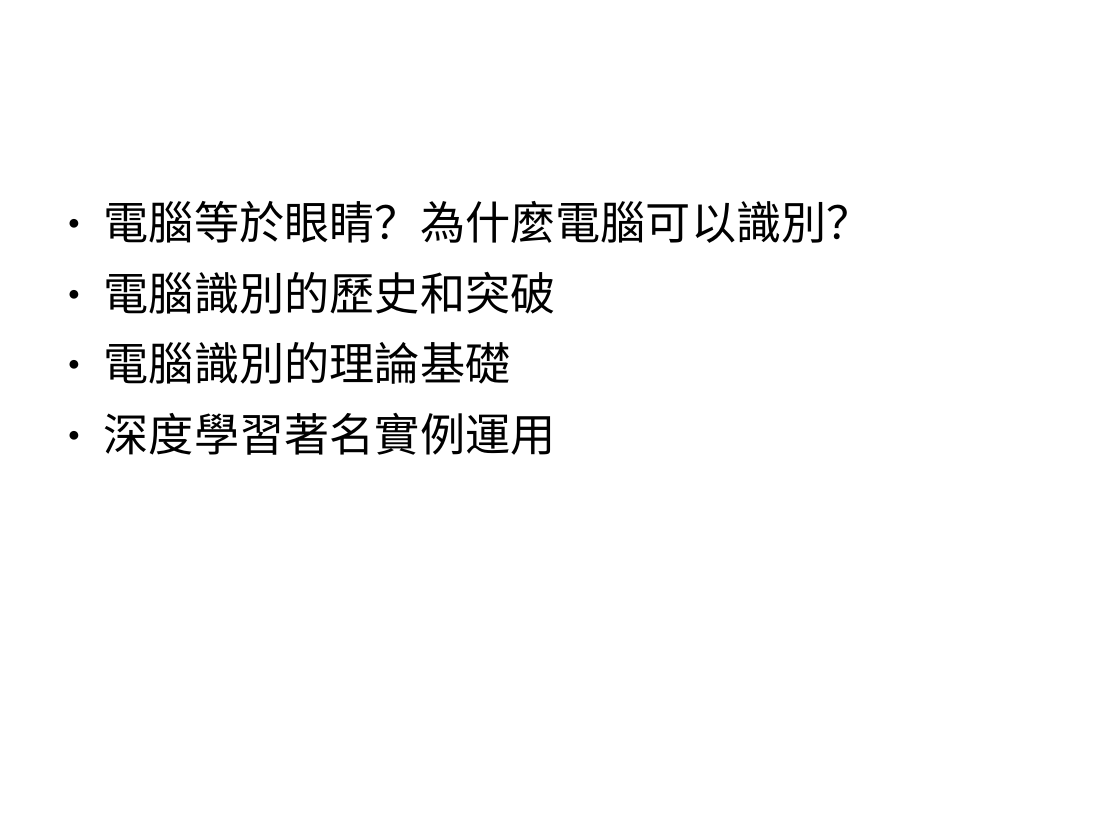
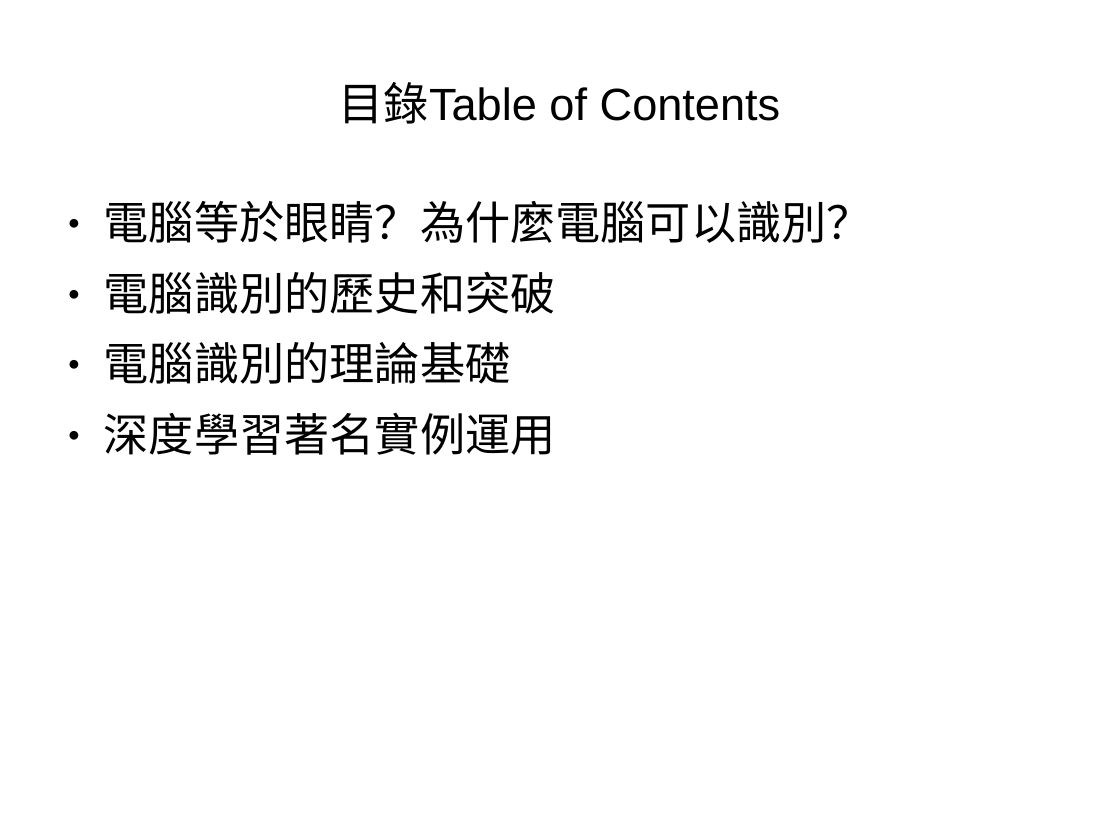
Before and after one commit to kienchen/tungli_ai, a slide deck: slide 2 of AI/視覺識別的解析.ppt. Drawn at 1120x840 pixels with LibreOffice and Linux fonts; fonts in the diff are those of the drawing. Boxes give left, top, right and bottom in pixels: in the first picture for what was removed or moved away, otherwise in the second. Text is boxed around its words. In the diff, an @@ line names an element or a change of style, - is before the commit and + after.

Commit message:
update

```diff
--- a/AI/視覺識別的解析.ppt
+++ b/AI/視覺識別的解析.ppt
@@ title added at (x1=339, y1=82, x2=781, y2=124), 32 pt, text #000000 @@
+目錄Table of Contents
```
